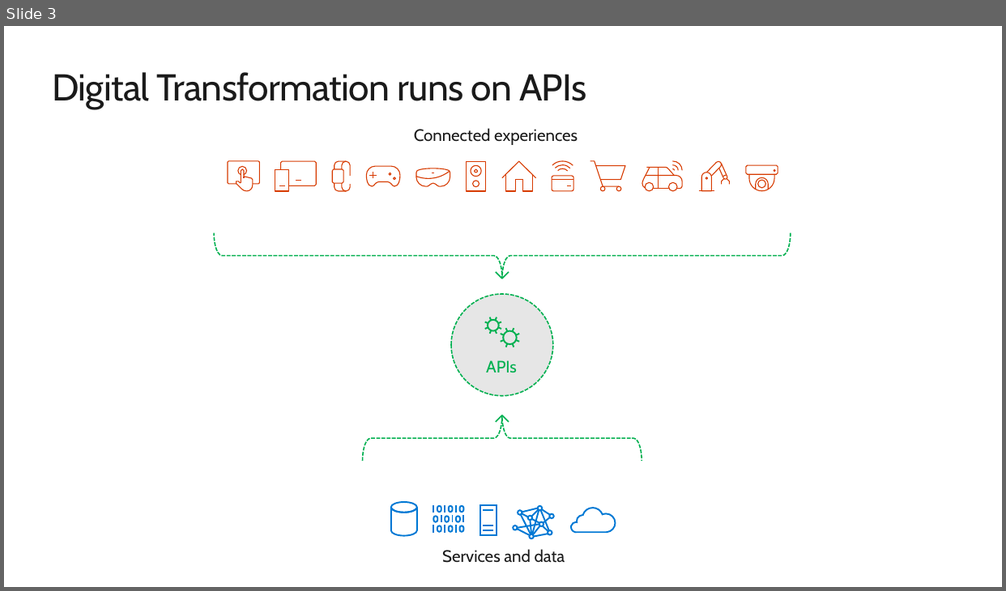
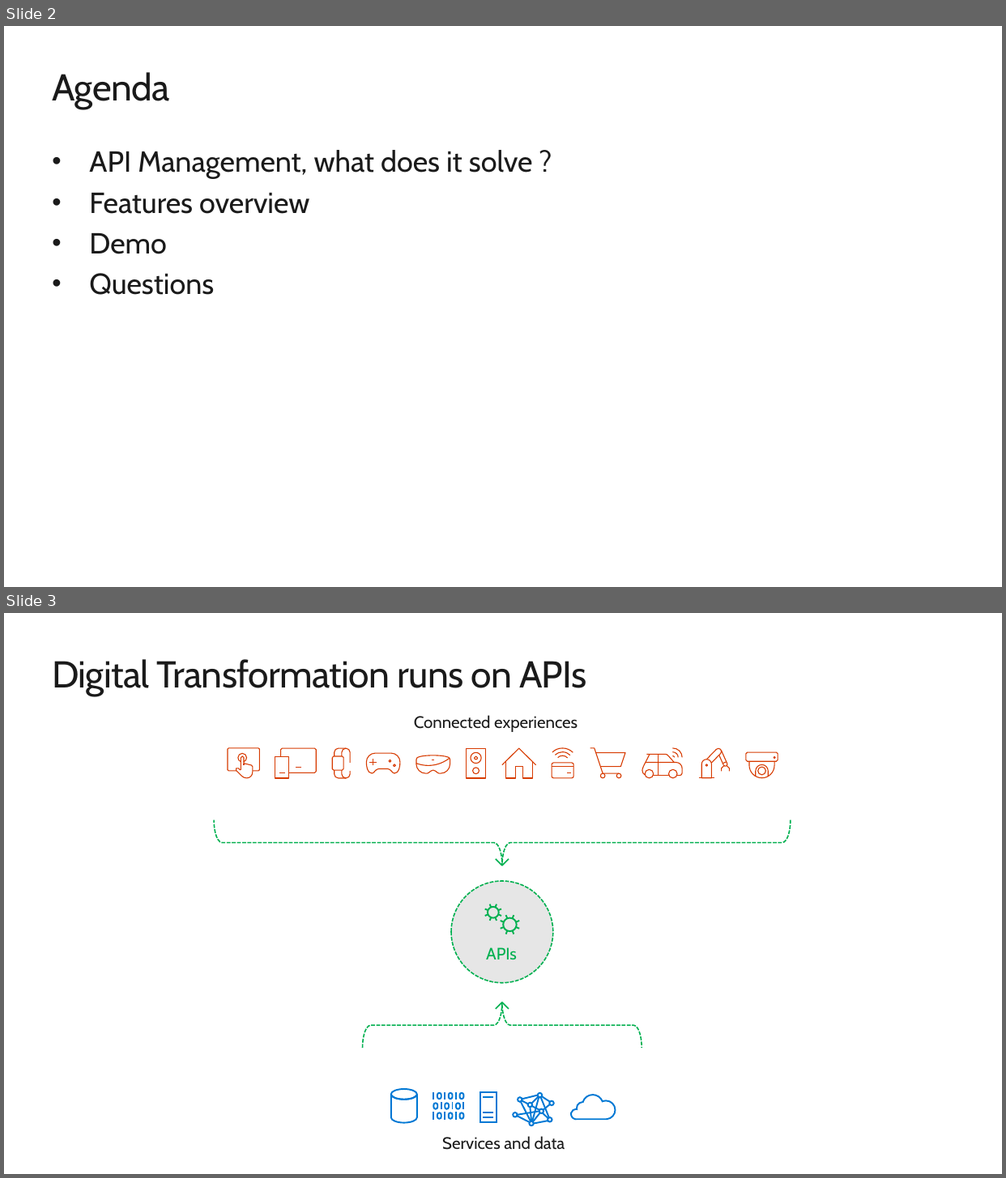
Before and after one commit to rbickel/TDCAPIM, a slide deck: API Management.pptx. Shown one above the other, each under a label of ours: slide 3 before the commit, slides 2 and 3 after it. The pictures are 1006x591 and 1006x1178 pixels, drawn with LibreOffice and Linux fonts; fonts in the diff are those of the drawing; background and template pictures are left out. Boxes give left, top, right and bottom in pixels: in the first picture for what was removed or moved away, otherwise in the second. Text is boxed around its words. In the diff, an @@ line names an element or a change of style, - is before the commit and + after.

```diff
--- a/API Management.pptx
+++ b/API Management.pptx
@@ slide 2 added at [4,26,1002,587], background #FFFFFF @@
@@ title added at [52,72,169,109], 36 pt, text #1A1A1A @@
+Agenda
@@ text added at [89,150,533,295], 28 pt, text #1A1A1A @@
+• API Management, what does it solve ?
+• Features overview
+• Demo
+• Questions
```
Also in this commit, not shown: 5 slides changed, 1 other slide added, 4 slides removed.
